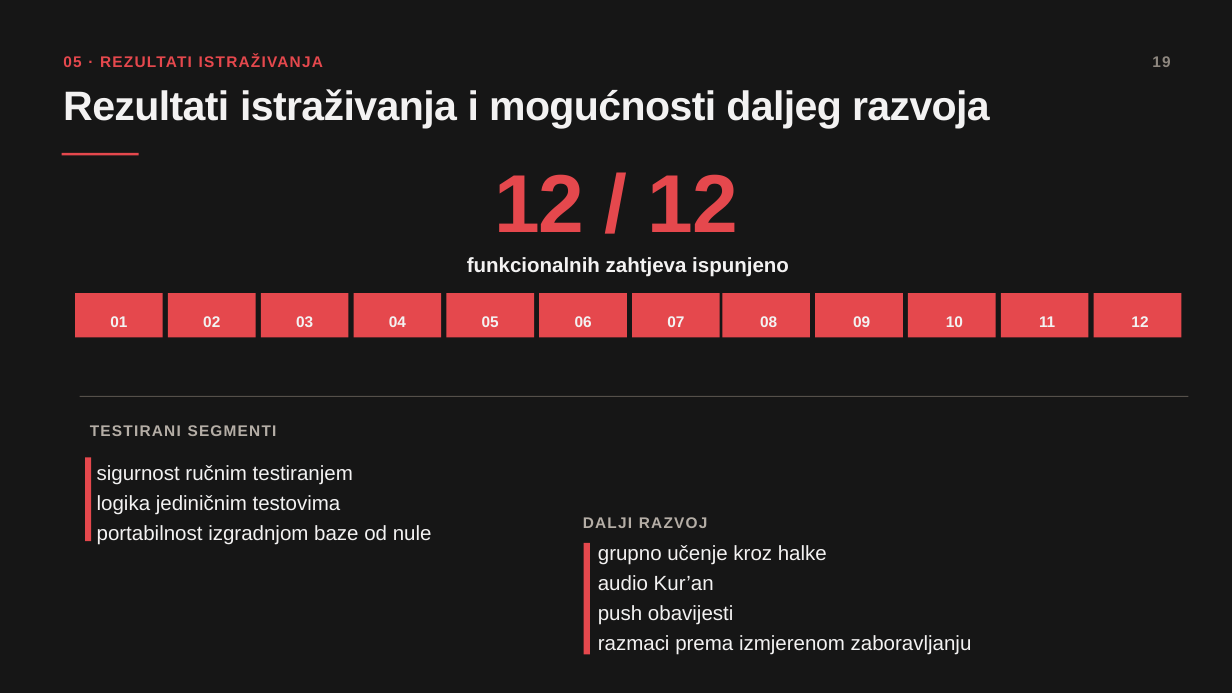
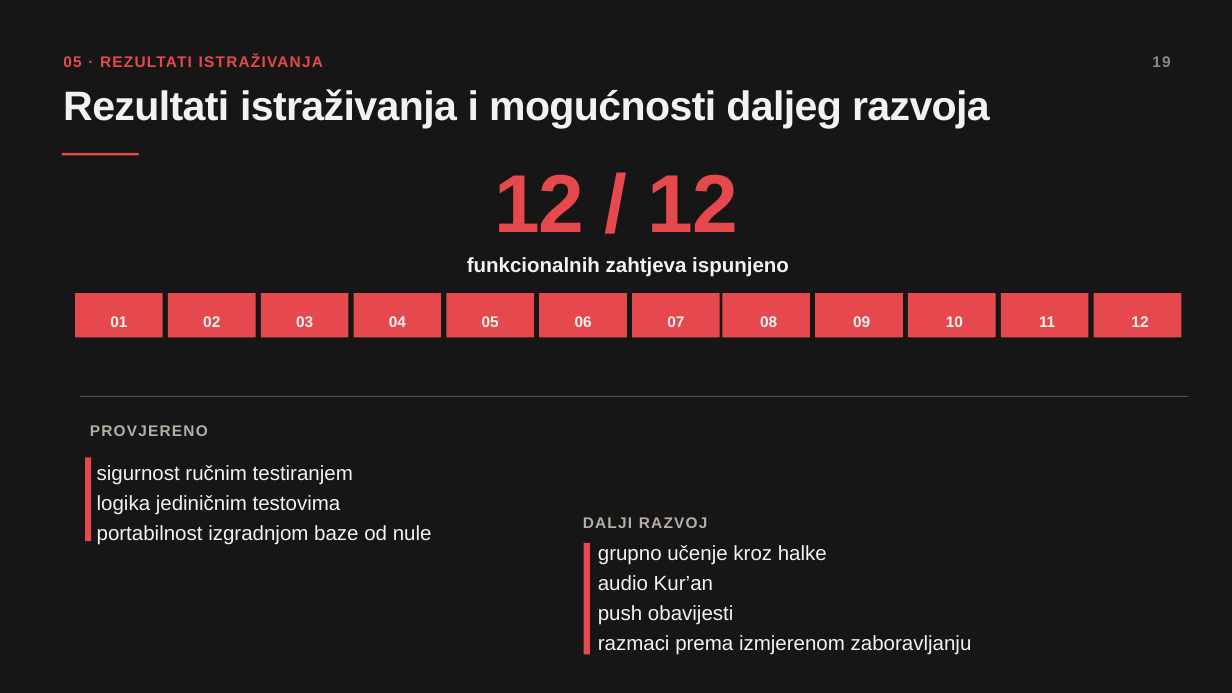
Before and after one commit to Amira-Mehic/Tmizan, a slide deck: slide 19 of Diplomski_Rad_Prezentacija_Amira_Mehić .pptx. Drawn at 1232x693 pixels with LibreOffice and Linux fonts; fonts in the diff are those of the drawing. Boxes give left, top, right and bottom in pixels: in the first picture for what was removed or moved away, otherwise in the second. Text is boxed around its words. In the diff, an @@ line names an element or a change of style, - is before the commit and + after.

```diff
--- a/Diplomski_Rad_Prezentacija_Amira_Mehić .pptx
+++ b/Diplomski_Rad_Prezentacija_Amira_Mehić .pptx
@@ text at [90,425,208,436]: text changed @@
-TESTIRANI SEGMENTI
+PROVJERENO
```
Also in this commit, not shown: 4 other slides changed, 1 other file.
